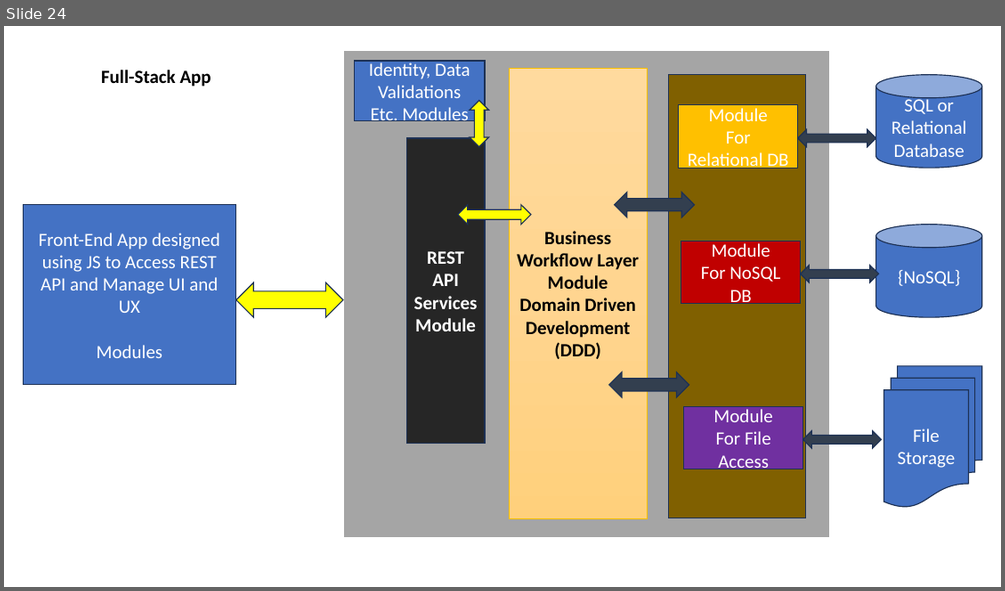
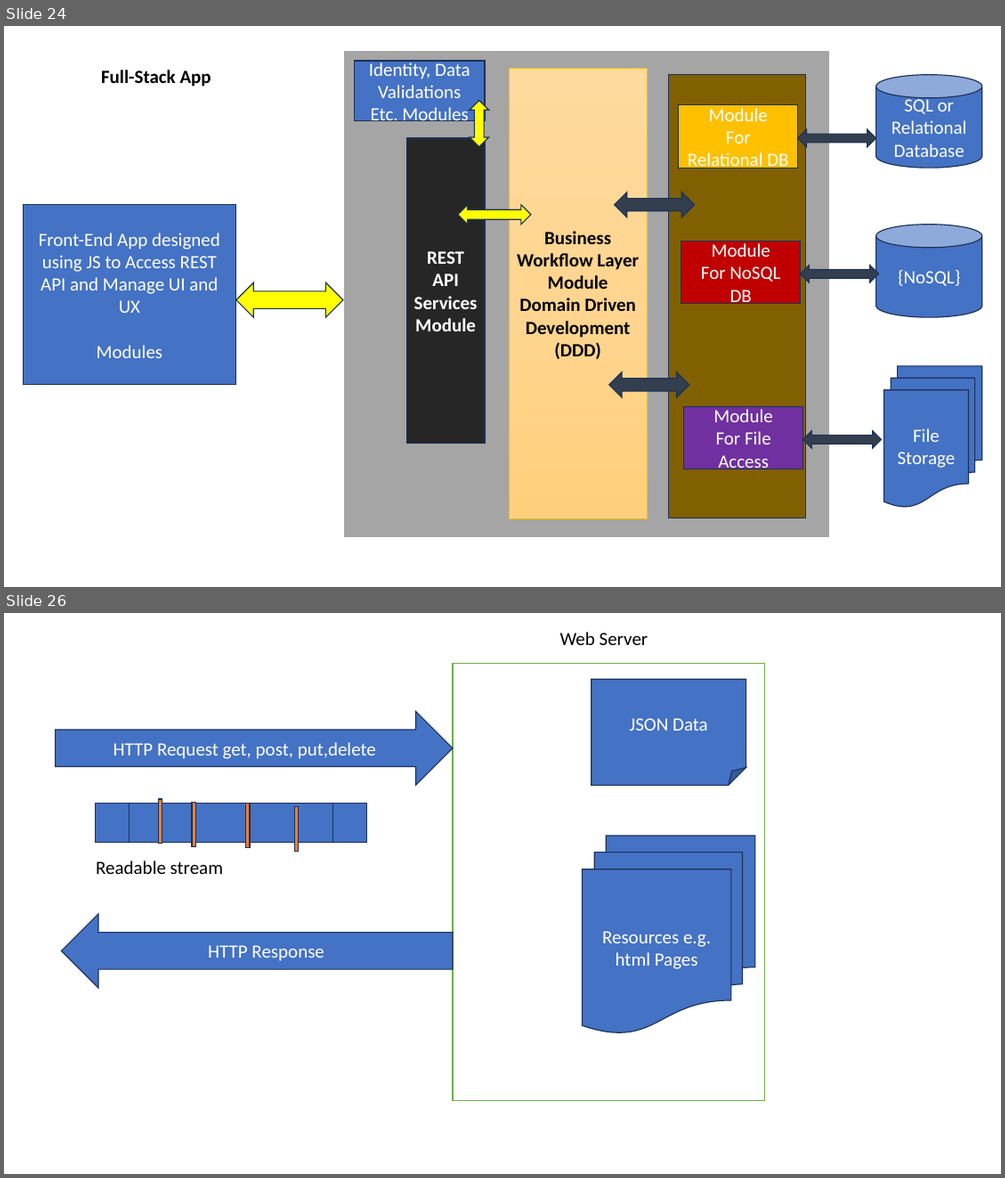
Before and after one commit to maheshsabnis/ugam, a slide deck: Training_Presentetions.pptx. Shown one above the other, each under a label of ours: slide 24 before the commit, slides 24 and 26 after it; the slides between them are not shown. The pictures are 1005x591 and 1005x1178 pixels, drawn with LibreOffice and Linux fonts; fonts in the diff are those of the drawing. Boxes give left, top, right and bottom in pixels: in the first picture for what was removed or moved away, otherwise in the second. Text is boxed around its words. In the diff, an @@ line names an element or a change of style, - is before the commit and + after.

```diff
--- a/Training_Presentetions.pptx
+++ b/Training_Presentetions.pptx
@@ slide 26 added at (4,613,1001,1174), background #FFFFFF @@
@@ text added at (560,632,648,645), 18 pt, text #000000 @@
+Web Server
@@ rectangle added at (453,663,764,1101), fill #FFFFFF, outline #70AD47 1 pt @@
@@ folded corner added at (591,679,745,785), fill #4472C4, outline #1E3256 1 pt, 18 pt, text #FFFFFF @@
+JSON Data
@@ right arrow added at (56,711,453,785), fill #4472C4, outline #1E3256 1 pt, 18 pt, text #FFFFFF @@
+HTTP Request get, post, put,delete
@@ rectangle added at (158,799,162,844), fill #ED7D31, outline #1E3256 1 pt @@
@@ flow chart predefined process added at (96,803,367,843), fill #4472C4, outline #1E3256 1 pt @@
@@ rectangle added at (192,803,195,846), fill #ED7D31, outline #1E3256 1 pt @@
@@ rectangle added at (246,803,250,848), fill #ED7D31, outline #1E3256 1 pt @@
@@ rectangle added at (295,807,299,851), fill #ED7D31, outline #1E3256 1 pt @@
@@ flow chart multidocument added at (582,835,755,1033), fill #4472C4, outline #1E3256 1 pt, 18 pt, text #FFFFFF @@
+Resources e.g. html Pages
@@ text added at (96,860,223,874), 18 pt, text #000000 @@
+Readable stream
@@ left arrow added at (62,914,453,988), fill #4472C4, outline #1E3256 1 pt, 18 pt, text #FFFFFF @@
+HTTP Response
```
Also in this commit, not shown: 1 other slide added, 8 other files.
